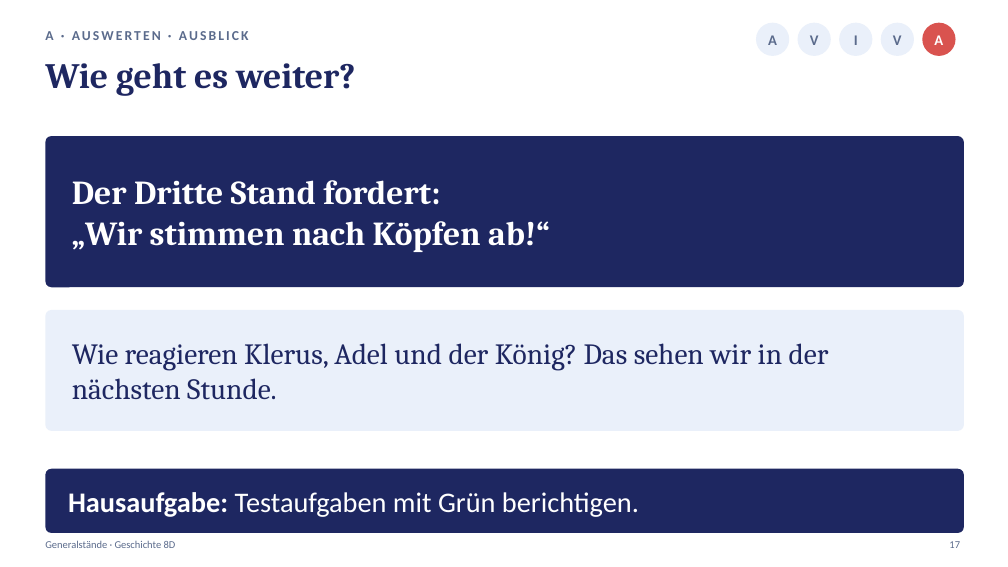
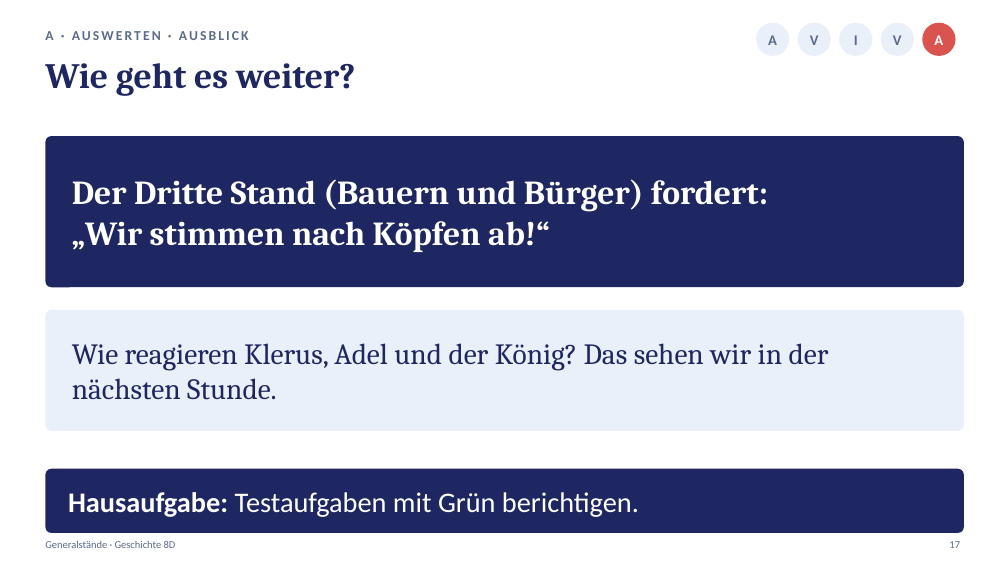
Before and after one commit to golzkonstantin-gif/Schule, a slide deck: slide 17 of Geschichte_8D/Generalstaende/Praesentation_Generalstaende_8D.pptx. Drawn at 1008x567 pixels with LibreOffice and Linux fonts; fonts in the diff are those of the drawing. Boxes give left, top, right and bottom in pixels: in the first picture for what was removed or moved away, otherwise in the second. Text is boxed around its words. In the diff, an @@ line names an element or a change of style, - is before the commit and + after.

```diff
--- a/Geschichte_8D/Generalstaende/Praesentation_Generalstaende_8D.pptx
+++ b/Geschichte_8D/Generalstaende/Praesentation_Generalstaende_8D.pptx
@@ text at (72, 179, 768, 212): text changed @@
-Der Dritte Stand fordert:
+Der Dritte Stand (Bauern und Bürger) fordert:
```
Also in this commit, not shown: 8 other slides changed, 5 other files.
